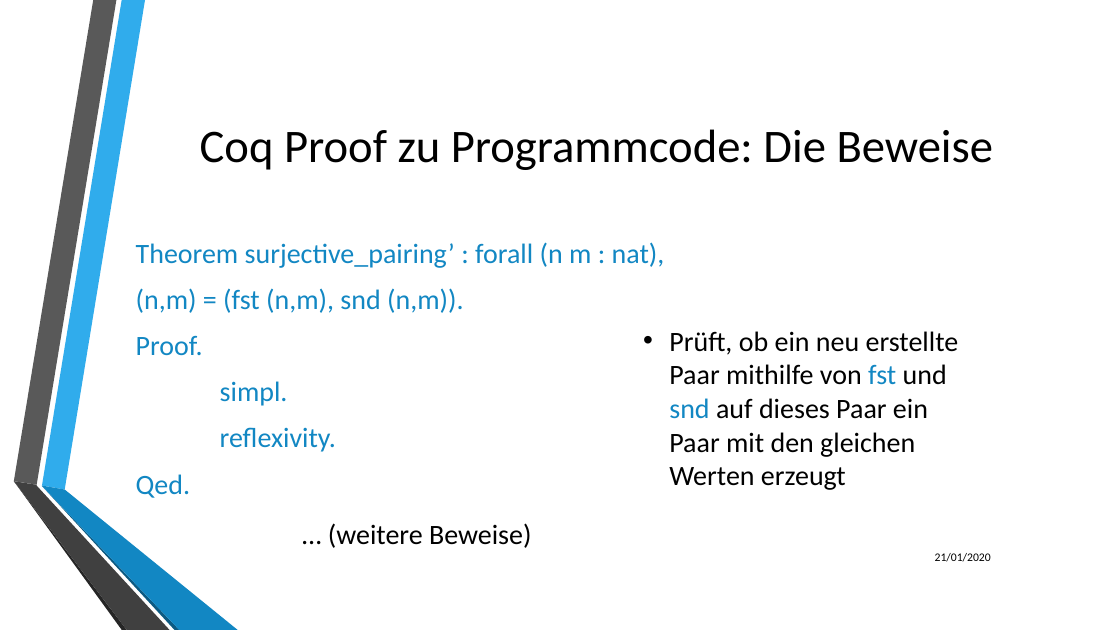
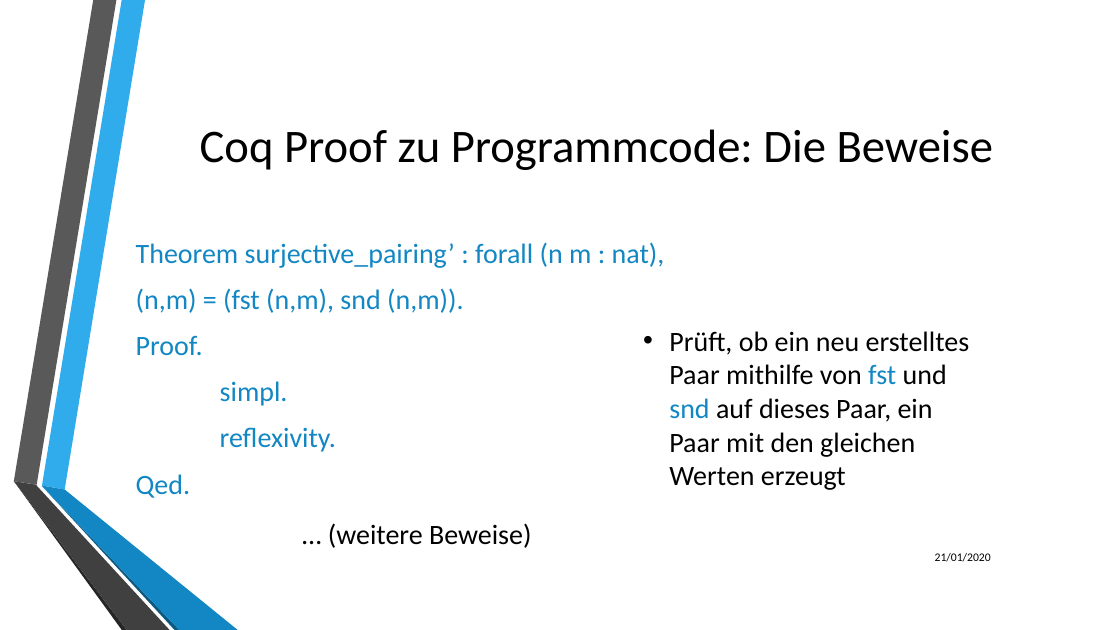
Before and after one commit to LukasKiederle/seminar-coq, a slide deck: slide 23 of final-presentation.odp. Drawn at 1120x630 pixels with LibreOffice and Linux fonts; fonts in the diff are those of the drawing; background and template pictures are left out. Boxes give left, top, right and bottom in pixels: in the first picture for what was removed or moved away, otherwise in the second. Text is boxed around its words. In the diff, an @@ line names an element or a change of style, - is before the commit and + after.

Commit message:
fixed typo in presentation

```diff
--- a/final-presentation.odp
+++ b/final-presentation.odp
@@ text at (x1=669, y1=331, x2=970, y2=490): text changed @@
-• Prüft, ob ein neu erstellte Paar mithilfe von fst und snd auf dieses Paar ein Paar mit den gleichen Werten erzeugt
+• Prüft, ob ein neu erstelltes Paar mithilfe von fst und snd auf dieses Paar, ein Paar mit den gleichen Werten erzeugt
```
